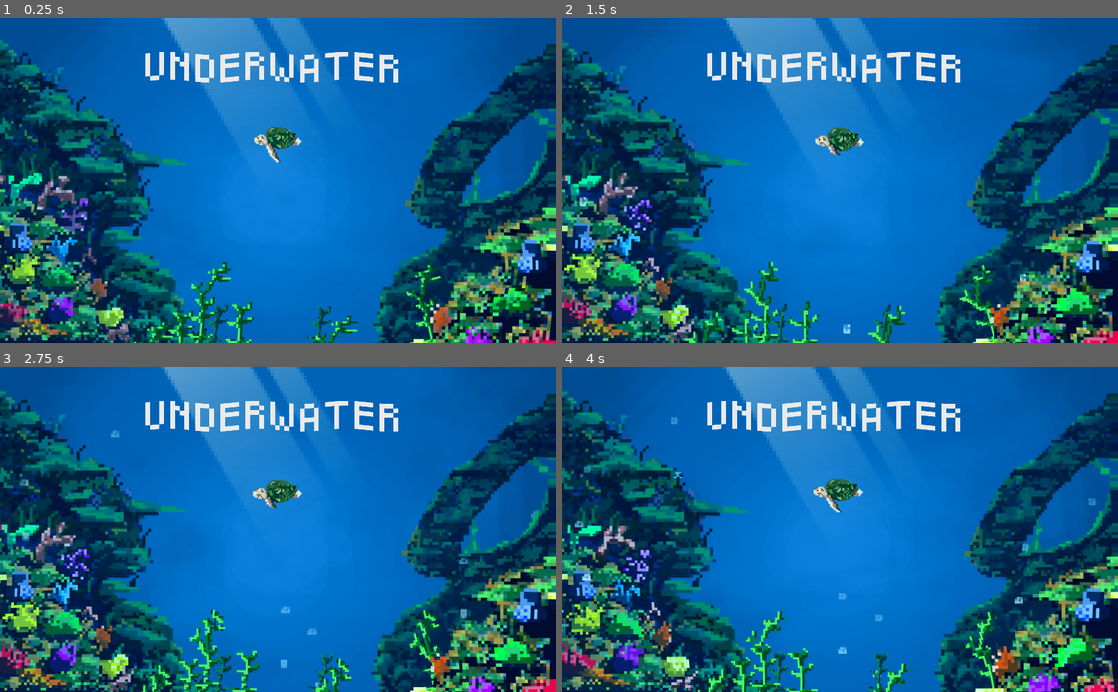
Above: before the commit, frames 1-4 (two rows, left to right).
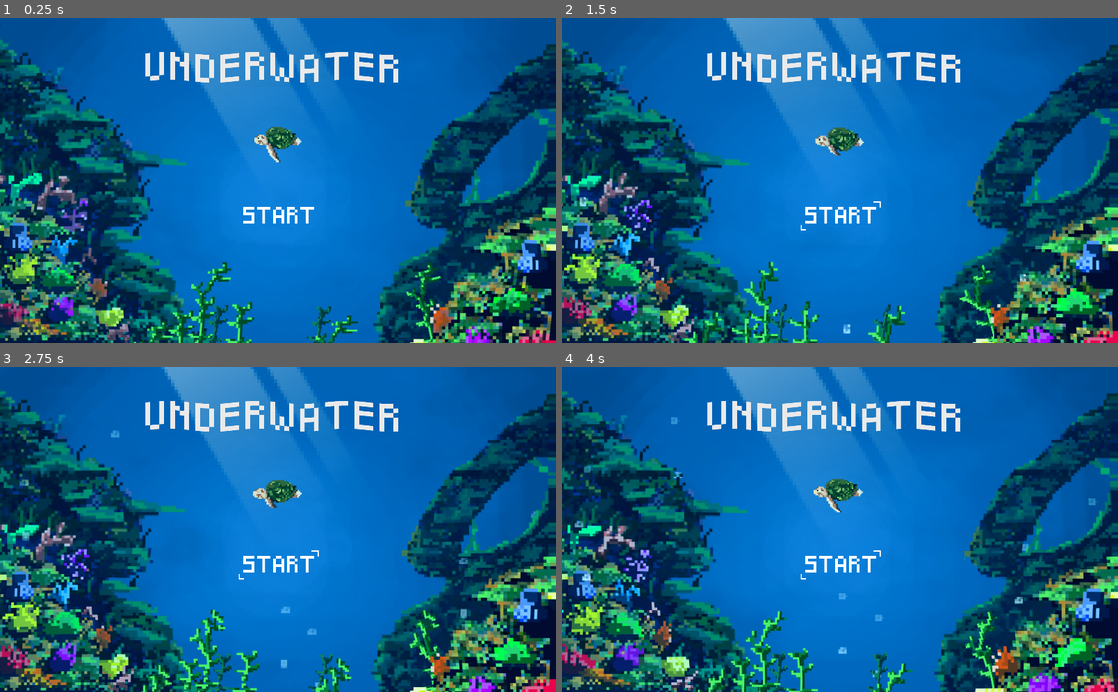
Above: after the commit, the same moments.

Repository: Gerchis/JamTeamSeas
Game: Godot game, scene res://Scenes/MainMenu/MainMenu.tscn
The game is run twice, just before and just after one commit, with the same random seed, the same clock (stepped at 60 frames per second) and the same inputs.
Inputs (mouse positions are in pixels of both pictures, inside the frame that each line leads up to):
- Up to frame 1 (0.25 s): no input
- Up to frame 2 (1.5 s): click (840, 216) at 0.52 s; click (840, 216) at 1.27 s
- Up to frame 3 (2.75 s): click (278, 565) at 2.02 s
- Up to frame 4 (4 s): no input

The runs differ from the first frame. In frame 1, 0.3% of the frame differs, in the area x 43-57%, y 58-64%; in frame 2, 0.3%, in the area x 42-58%, y 56-66%; in frame 3, 0.3%; in frame 4, 0.3%.

Commit message:
StartButton

Diff:
--- a/Scenes/MainMenu/MainMenu.tscn
+++ b/Scenes/MainMenu/MainMenu.tscn
@@ -14,6 +14,9 @@
 [ext_resource path="res://Sprites/LightSea/LigthSea_001.png" type="Texture" id=12]
 [ext_resource path="res://Sprites/Turtle/IdleSpriteSheetTurtle_001.png" type="Texture" id=13]
 [ext_resource path="res://shader/WaterDistortion.tres" type="Material" id=14]
+[ext_resource path="res://Sprites/ButtonStart/ButtonsSeaUnderwater_Start.png" type="Texture" id=15]
+[ext_resource path="res://Sprites/ButtonStart/ButtonsSeaUnderwater_Selec.png" type="Texture" id=16]
+[ext_resource path="res://Sprites/ButtonStart/ButtonsSeaUnderwater_StartSelec.png" type="Texture" id=17]
 
 [sub_resource type="Animation" id=1]
 resource_name = "Seaweed_01"
@@ -242,39 +245,54 @@
 "values": [ 0, 1, 2 ]
 }
 
-[sub_resource type="AtlasTexture" id=12]
+[sub_resource type="StyleBoxTexture" id=12]
+texture = ExtResource( 17 )
+region_rect = Rect2( 0, 0, 545, 223 )
+
+[sub_resource type="StyleBoxTexture" id=13]
+texture = ExtResource( 16 )
+region_rect = Rect2( 0, 0, 545, 223 )
+
+[sub_resource type="StyleBoxFlat" id=22]
+bg_color = Color( 0.6, 0.6, 0.6, 0 )
+
+[sub_resource type="StyleBoxTexture" id=14]
+texture = ExtResource( 15 )
+region_rect = Rect2( 0, 0, 545, 223 )
+
+[sub_resource type="AtlasTexture" id=15]
 flags = 4
 atlas = ExtResource( 11 )
 region = Rect2( 0, 244, 1254, 244 )
 
-[sub_resource type="AtlasTexture" id=13]
+[sub_resource type="AtlasTexture" id=16]
 flags = 4
 atlas = ExtResource( 11 )
 region = Rect2( 0, 488, 1254, 244 )
 
-[sub_resource type="AtlasTexture" id=14]
+[sub_resource type="AtlasTexture" id=17]
 flags = 4
 atlas = ExtResource( 11 )
 region = Rect2( 0, 732, 1254, 244 )
 
-[sub_resource type="AtlasTexture" id=15]
+[sub_resource type="AtlasTexture" id=18]
 flags = 4
 atlas = ExtResource( 11 )
 region = Rect2( 0, 976, 1254, 244 )
 
-[sub_resource type="AtlasTexture" id=16]
+[sub_resource type="AtlasTexture" id=19]
 flags = 4
 atlas = ExtResource( 11 )
 region = Rect2( 0, 732, 1254, 244 )
 
-[sub_resource type="AtlasTexture" id=17]
+[sub_resource type="AtlasTexture" id=20]
 flags = 4
 atlas = ExtResource( 11 )
 region = Rect2( 0, 488, 1254, 244 )
 
-[sub_resource type="SpriteFrames" id=18]
+[sub_resource type="SpriteFrames" id=21]
 animations = [ {
-"frames": [ SubResource( 12 ), SubResource( 13 ), SubResource( 14 ), SubResource( 15 ), SubResource( 16 ), SubResource( 17 ) ],
+"frames": [ SubResource( 15 ), SubResource( 16 ), SubResource( 17 ), SubResource( 18 ), SubResource( 19 ), SubResource( 20 ) ],
 "loop": true,
 "name": "default",
 "speed": 5.0
@@ -487,8 +505,25 @@
 scale = Vector2( 0.610417, 0.62963 )
 texture = ExtResource( 12 )
 
+[node name="Button" type="Button" parent="."]
+anchor_left = 0.5
+anchor_top = 0.5
+anchor_right = 0.5
+anchor_bottom = 0.5
+margin_left = -81.5
+margin_top = 30.5356
+margin_right = 81.5
+margin_bottom = 99.5356
+custom_styles/hover = SubResource( 12 )
+custom_styles/pressed = SubResource( 13 )
+custom_styles/focus = SubResource( 22 )
+custom_styles/normal = SubResource( 14 )
+__meta__ = {
+"_edit_use_anchors_": false
+}
+
 [node name="Title_01" type="AnimatedSprite" parent="."]
 position = Vector2( 500.857, 90.7563 )
 scale = Vector2( 0.4, 0.4 )
-frames = SubResource( 18 )
+frames = SubResource( 21 )
 frame = 2
Not shown: 1 places in Scenes/MainMenu/MainMenu.tscn that only renumber resources
Renamed: ButtonsSeaUnderwater_Selec.png -> Sprites/ButtonStart/ButtonsSeaUnderwater_Selec.png
Not shown, added: Sprites/ButtonStart/ButtonsSeaUnderwater_Selec.png.import
Renamed: ButtonsSeaUnderwater_Start.png -> Sprites/ButtonStart/ButtonsSeaUnderwater_Start.png
Not shown, added: Sprites/ButtonStart/ButtonsSeaUnderwater_Start.png.import
Renamed: ButtonsSeaUnderwater_StartSelec.png -> Sprites/ButtonStart/ButtonsSeaUnderwater_StartSelec.png
Not shown, added: Sprites/ButtonStart/ButtonsSeaUnderwater_StartSelec.png.import
